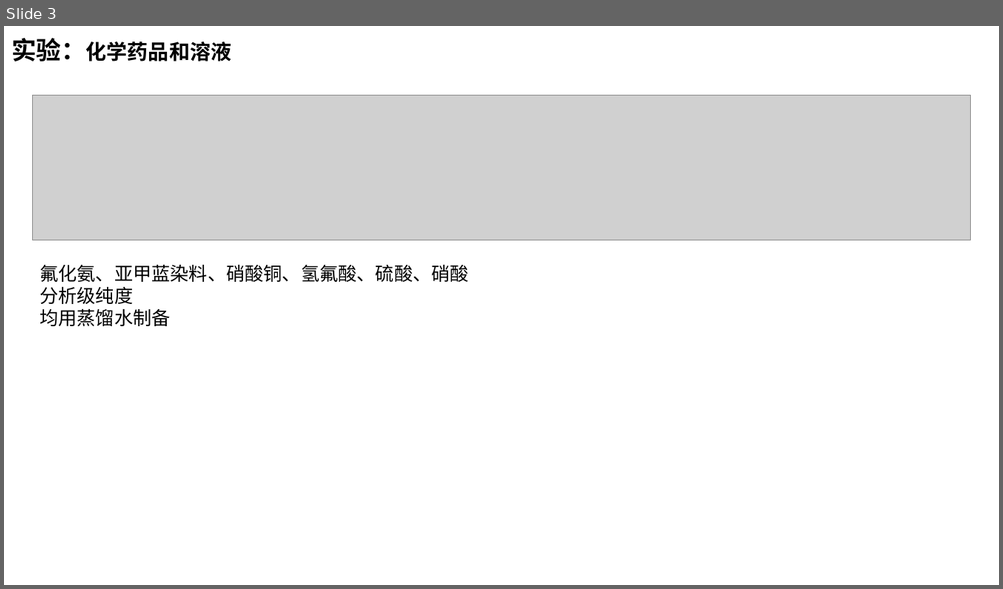
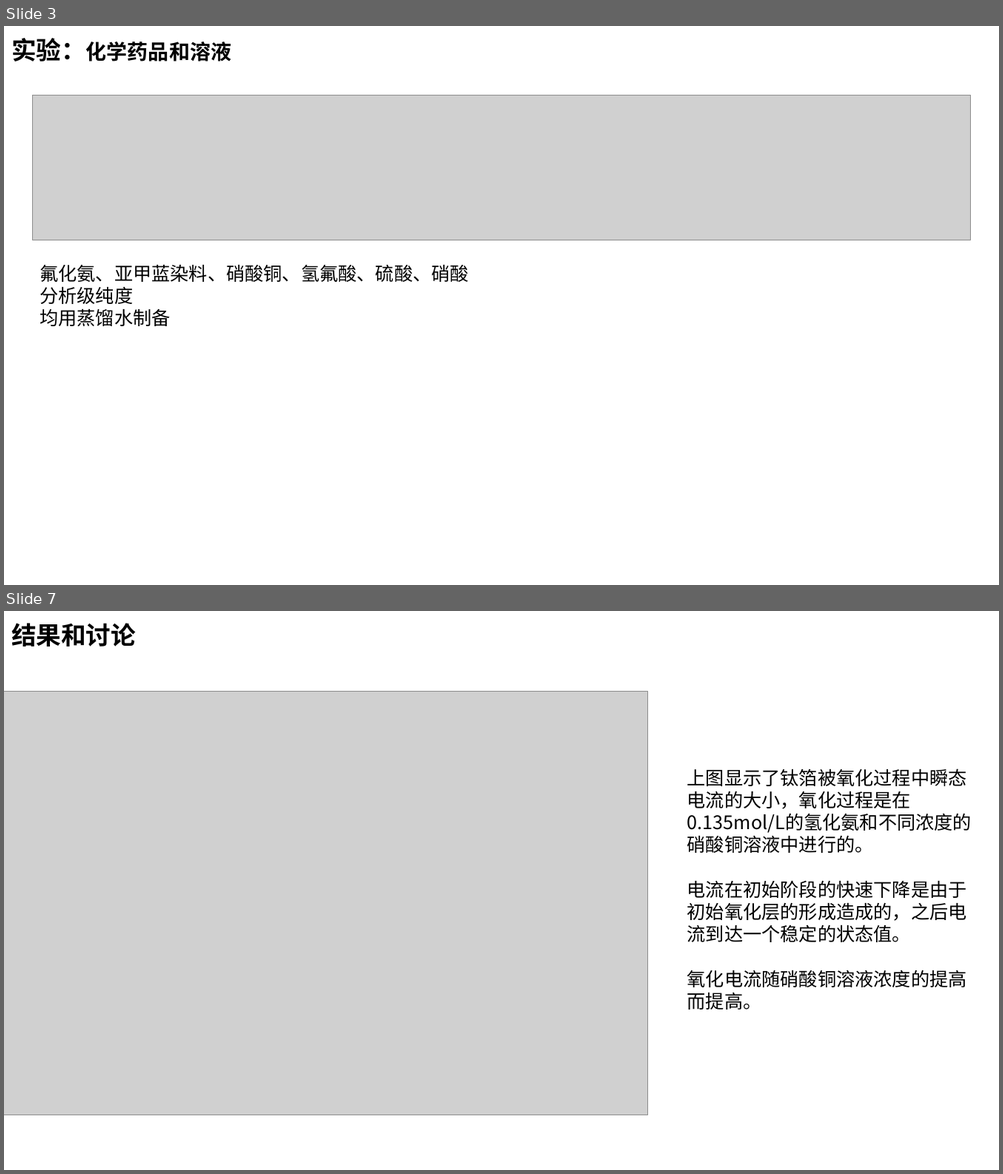
Before and after one commit to DreamBoatOve/gitTest, a slide deck: Lessons/电化学研究方法及实验/作业/国科博17_b20170427_赵朝阳_第五次作业.pptx. Shown one above the other, each under a label of ours: slide 3 before the commit, slides 3 and 7 after it; the slides between them are not shown. The pictures are 1003x589 and 1003x1174 pixels, drawn with LibreOffice and Linux fonts; fonts in the diff are those of the drawing; grey boxes stand for pictures. Boxes give left, top, right and bottom in pixels: in the first picture for what was removed or moved away, otherwise in the second. Text is boxed around its words. In the diff, an @@ line names an element or a change of style, - is before the commit and + after.

```diff
--- a/Lessons/电化学研究方法及实验/作业/国科博17_b20170427_赵朝阳_第五次作业.pptx
+++ b/Lessons/电化学研究方法及实验/作业/国科博17_b20170427_赵朝阳_第五次作业.pptx
@@ slide 7 added at [4, 611, 999, 1170], background #FFFFFF @@
@@ text added at [11, 623, 136, 647], 24 pt, text #000000, bold @@
+结果和讨论
@@ picture added at [4, 692, 648, 1116] @@
@@ text added at [687, 769, 971, 1010], 18 pt, text #000000 @@
+上图显示了钛箔被氧化过程中瞬态电流的大小，氧化过程是在0.135mol/L的氢化氨和不同浓度的硝酸铜溶液中进行的。
+电流在初始阶段的快速下降是由于初始氧化层的形成造成的，之后电流到达一个稳定的状态值。
+氧化电流随硝酸铜溶液浓度的提高而提高。
```
Also in this commit, not shown: 7 slides changed, 5 other slides added, 1 slide removed, 9 other files.
